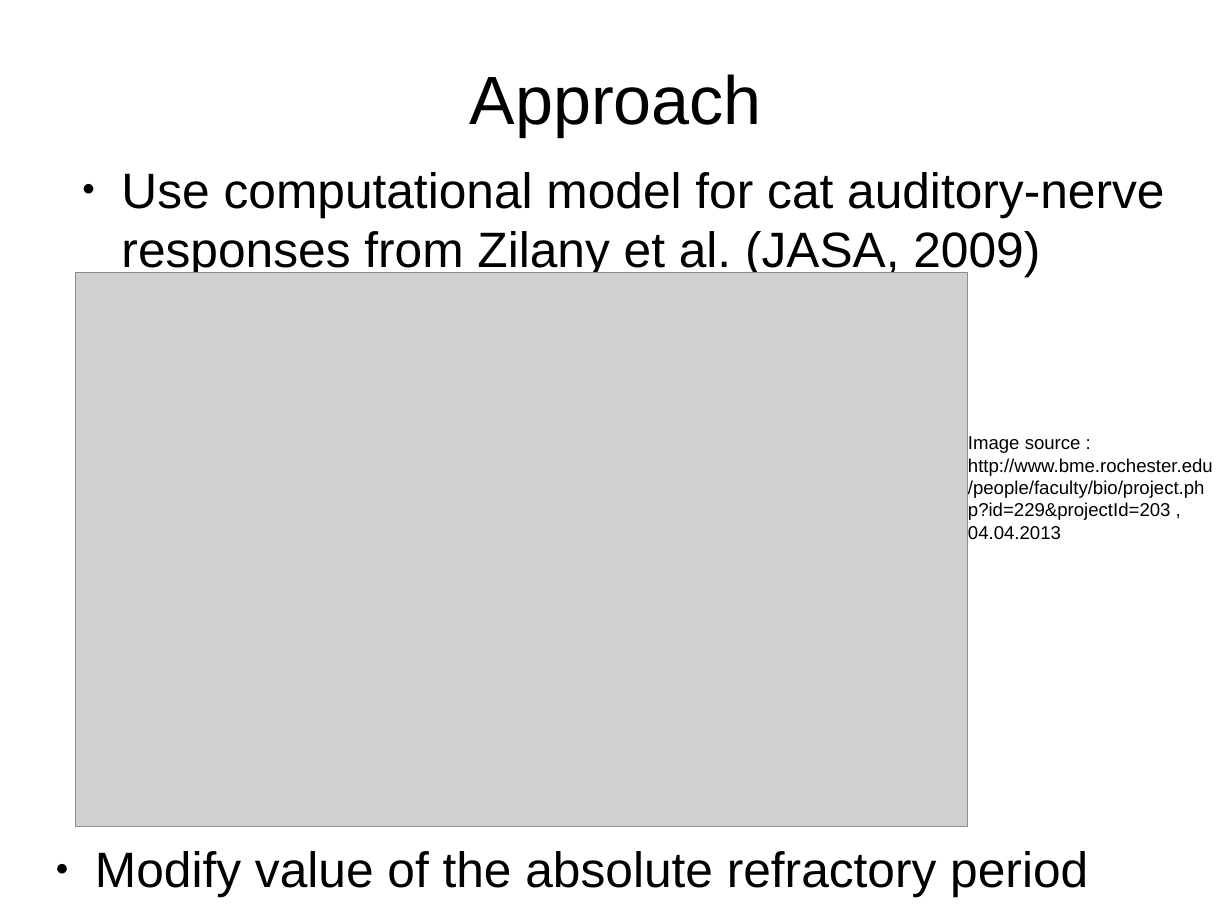
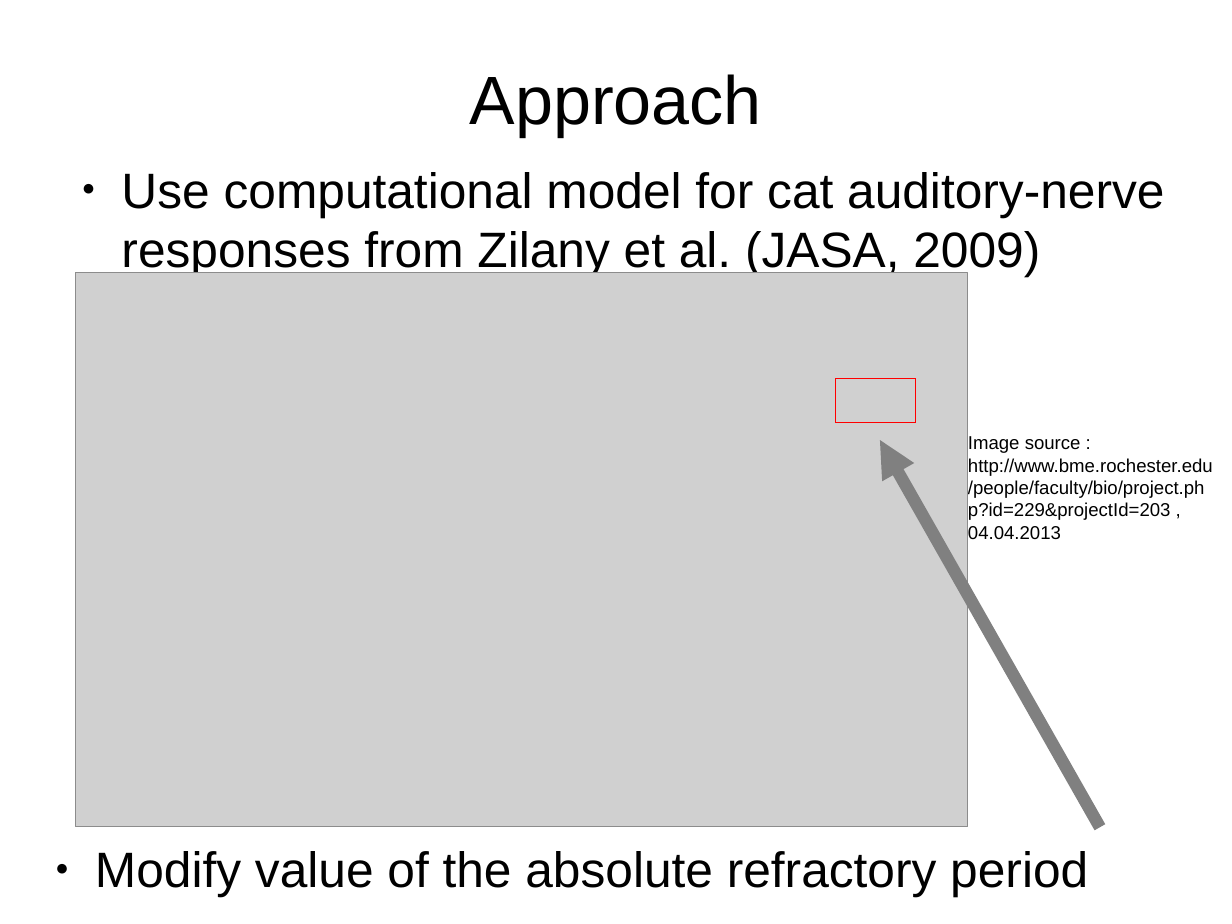
Before and after one commit to MaelleC/auditory-things, a slide deck: slide 7 of presentation/pres1.odp. Drawn at 1232x924 pixels with LibreOffice and Linux fonts; fonts in the diff are those of the drawing; grey boxes stand for pictures. Boxes give left, top, right and bottom in pixels: in the first picture for what was removed or moved away, otherwise in the second. Text is boxed around its words. In the diff, an @@ line names an element or a change of style, - is before the commit and + after.

```diff
--- a/presentation/pres1.odp
+++ b/presentation/pres1.odp
@@ rectangle added at (836, 379, 916, 423), outline #FF0000 0 pt @@
@@ arrow added from (1100, 827) to (880, 440), #808080 7.94 pt @@
```
Also in this commit, not shown: 9 other slides changed, 1 slide removed, 8 other files.
